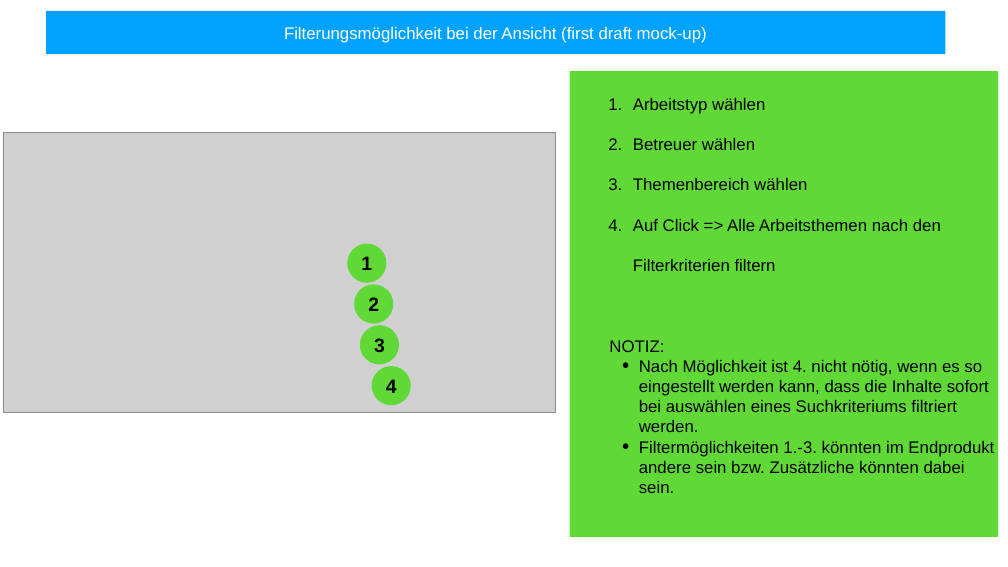
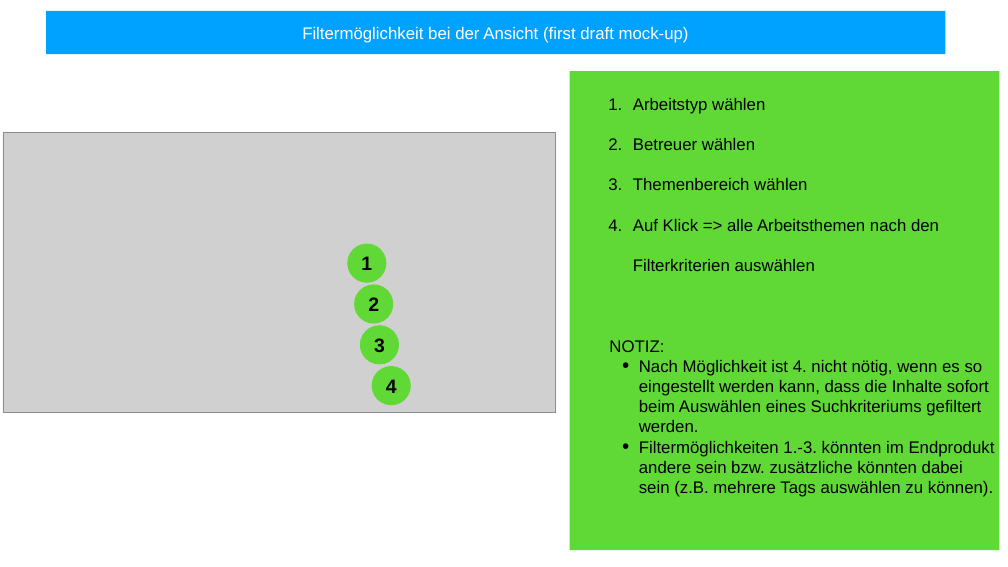
Before and after one commit to annenotarobot/WebTech-Assignemnt-3, a slide deck: slide 2 of documentation/Funktionalitäten.pptx. Drawn at 1008x567 pixels with LibreOffice and Linux fonts; fonts in the diff are those of the drawing; grey boxes stand for pictures. Boxes give left, top, right and bottom in pixels: in the first picture for what was removed or moved away, otherwise in the second. Text is boxed around its words. In the diff, an @@ line names an element or a change of style, - is before the commit and + after.

```diff
--- a/documentation/Funktionalitäten.pptx
+++ b/documentation/Funktionalitäten.pptx
@@ text in rectangle at <box>302,26,689,43</box>: text changed @@
-Filterungsmöglichkeit bei der Ansicht (first draft mock-up)
+Filtermöglichkeit bei der Ansicht (first draft mock-up)
@@ rectangle "Arbeitstyp wählen": place and size @@
-rectangle "Arbeitstyp wählen" at <box>570,71,998,537</box>
+rectangle "Arbeitstyp wählen" at <box>570,71,999,550</box>
@@ text in rectangle at <box>633,219,939,271</box>: text changed @@
-  4. Auf Click => Alle Arbeitsthemen nach den Filterkriterien filtern
+  4. Auf Klick => alle Arbeitsthemen nach den Filterkriterien auswählen
@@ text in rectangle at <box>639,360,995,497</box>: text changed @@
-    • Nach Möglichkeit ist 4. nicht nötig, wenn es so eingestellt werden kann, dass die Inhalte sofort bei auswählen eines Suchkriteriums filtriert werden.
-    • Filtermöglichkeiten 1.-3. könnten im Endprodukt andere sein bzw. Zusätzliche könnten dabei sein.
+    • Nach Möglichkeit ist 4. nicht nötig, wenn es so eingestellt werden kann, dass die Inhalte sofort beim Auswählen eines Suchkriteriums gefiltert werden.
+    • Filtermöglichkeiten 1.-3. könnten im Endprodukt andere sein bzw. zusätzliche könnten dabei sein (z.B. mehrere Tags auswählen zu können).
```
Also in this commit, not shown: 2 other slides changed, 1 other file.
